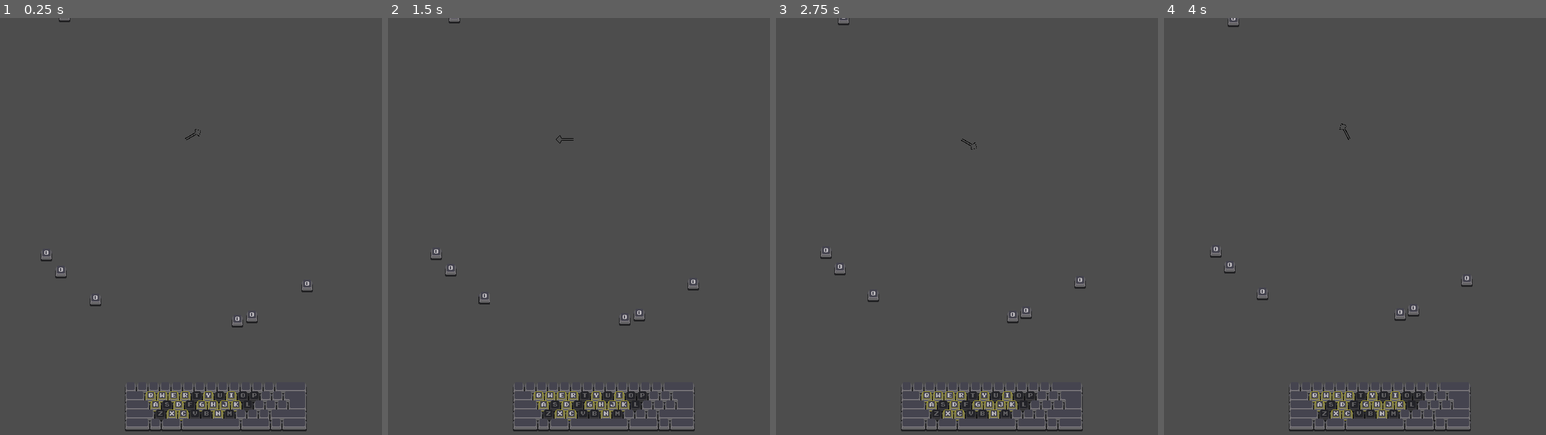
Above: before the commit, frames 1-4 (left to right).
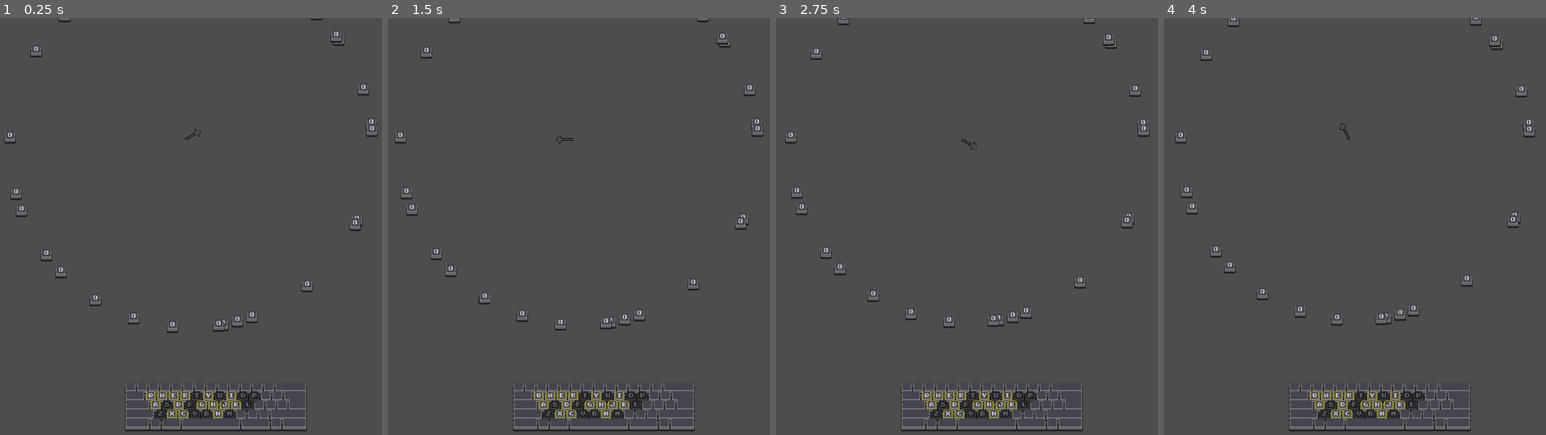
Above: after the commit, the same moments.

Repository: youchanje30/Help-Me-KeyBoard-Warrior
Game: Godot game, scene res://Scenes/test_main.tscn
Same seed, same stepped clock (60 frames per second), same inputs: the game is played once before the commit and once after it.
Inputs:
- Up to frame 1 (0.25 s): no input
- Up to frame 2 (1.5 s): tap Enter (ui_accept) at 0.5, 0.77 s
- Up to frame 3 (2.75 s): tap Enter (ui_accept) at 1.52 s
- Up to frame 4 (4 s): tap Enter (ui_accept) at 3.02, 3.5, 3.77 s

The runs differ from the first frame. In frame 1, 0.4% of the frame differs, in the area x 1-99%, y 0-76%; in frame 2, 0.4%, in the area x 1-99%, y 0-75%; in frame 3, 0.4%; in frame 4, 0.4%.

Commit message:
ready to commands
just ready..
some effect

Diff:
--- a/Scenes/Keys/key_sprite_controller.tscn
+++ b/Scenes/Keys/key_sprite_controller.tscn
@@ -1,8 +1,69 @@
-[gd_scene load_steps=4 format=3 uid="uid://qfbo8ct3icp7"]
+[gd_scene load_steps=8 format=3 uid="uid://qfbo8ct3icp7"]
 
 [ext_resource type="Script" path="res://Scripts/Key/KeySpriteController.gd" id="1_g8fon"]
 [ext_resource type="Texture2D" uid="uid://drcdhbhup0cgb" path="res://Sprites/Keyboards/AllKeys/0.png" id="2_geabb"]
+[ext_resource type="Texture2D" uid="uid://1pdduxeff8ys" path="res://Sprites/Keyboards/WhiteBtn.png" id="3_1op33"]
 [ext_resource type="Texture2D" uid="uid://hq35w0g8ipvb" path="res://Sprites/Keyboards/BtnHighlight.png" id="3_moq36"]
+
+[sub_resource type="Animation" id="Animation_7mnom"]
+resource_name = "new_animation"
+tracks/0/type = "value"
+tracks/0/imported = false
+tracks/0/enabled = true
+tracks/0/path = NodePath(".:position")
+tracks/0/interp = 1
+tracks/0/loop_wrap = true
+tracks/0/keys = {
+"times": PackedFloat32Array(0, 1),
+"transitions": PackedFloat32Array(1, 1),
+"update": 0,
+"values": [Vector2(0, 21), Vector2(0, 0)]
+}
+tracks/1/type = "value"
+tracks/1/imported = false
+tracks/1/enabled = true
+tracks/1/path = NodePath(".:scale")
+tracks/1/interp = 1
+tracks/1/loop_wrap = true
+tracks/1/keys = {
+"times": PackedFloat32Array(0, 1),
+"transitions": PackedFloat32Array(1, 1),
+"update": 0,
+"values": [Vector2(1, 0), Vector2(1, 1)]
+}
+
+[sub_resource type="Animation" id="Animation_q4y6a"]
+length = 0.001
+tracks/0/type = "value"
+tracks/0/imported = false
+tracks/0/enabled = true
+tracks/0/path = NodePath(".:position")
+tracks/0/interp = 1
+tracks/0/loop_wrap = true
+tracks/0/keys = {
+"times": PackedFloat32Array(0),
+"transitions": PackedFloat32Array(1),
+"update": 0,
+"values": [Vector2(0, 0)]
+}
+tracks/1/type = "value"
+tracks/1/imported = false
+tracks/1/enabled = true
+tracks/1/path = NodePath(".:scale")
+tracks/1/interp = 1
+tracks/1/loop_wrap = true
+tracks/1/keys = {
+"times": PackedFloat32Array(0),
+"transitions": PackedFloat32Array(1),
+"update": 0,
+"values": [Vector2(1, 1)]
+}
+
+[sub_resource type="AnimationLibrary" id="AnimationLibrary_uvcia"]
+_data = {
+"RESET": SubResource("Animation_q4y6a"),
+"new_animation": SubResource("Animation_7mnom")
+}
 
 [node name="key_sprite_controller" type="Node2D" node_paths=PackedStringArray("sprite", "highlight_sprite")]
 script = ExtResource("1_g8fon")
@@ -16,6 +77,19 @@
 region_enabled = true
 region_rect = Rect2(0, 0, 19, 21)
 
+[node name="effect" type="Sprite2D" parent="."]
+visible = false
+modulate = Color(0, 0, 0, 0.741176)
+texture = ExtResource("3_1op33")
+centered = false
+region_rect = Rect2(0, 0, 19, 21)
+
+[node name="AnimationPlayer" type="AnimationPlayer" parent="effect"]
+libraries = {
+"": SubResource("AnimationLibrary_uvcia")
+}
+autoplay = "new_animation"
+
 [node name="highlight_sprite" type="Sprite2D" parent="."]
 visible = false
 modulate = Color(1, 1, 1, 0.462745)
--- a/Scripts/Managers/EmenyController.gd
+++ b/Scripts/Managers/EmenyController.gd
@@ -2,12 +2,19 @@
 
 var enemy_base = preload("res://Scenes/Enemys/BaseEnemy.tscn")
 var distance = 300
+
+var enemys : Array[IEnemy]
+
 func _ready() -> void:
 
-	for i in range(10):
+	for i in range(30):
 		var spawn_pos = Vector2(randf_range(-1, 1), randf_range(-1, 1)).normalized()
 		var enemy = enemy_base.instantiate()
 		add_child(enemy)
-
+		enemys.append(enemy)
 		enemy.global_position = spawn_pos * distance
 		enemy._ready()
+
+
+func get_random_enemy_pos():
+	return enemys[randi_range(0, enemys.size())].position
Binary file added: Sprites/Keyboards/WhiteBtn.png
Not shown, added: Sprites/Keyboards/WhiteBtn.png.import
